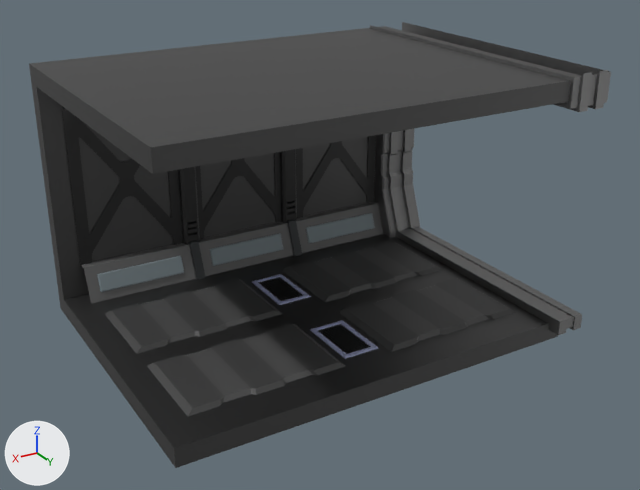
An edit to the FBX model Assets/Models/Models/Hallway Standart_003.fbx, drawn before and after from the same camera.
Both versions are drawn from a 50 mm camera at (21.6, 37.4, 22.3) aimed at (-0.5, 0.6, 3.9). The lights are fixed; the arrows at lower left show +X, +Y and +Z. Objects named as collision shapes, trigger or cutter boxes, shadow casters or lower levels of detail are left out. Where no turn or scale is listed for an object, it has been applied to the vertices.

The first picture shows 'Edge.003', 'Greable.004', 'Hallway Base.004', 'Panel.006', 'Transition.004', 'Vent.018', 'Vent.019'.
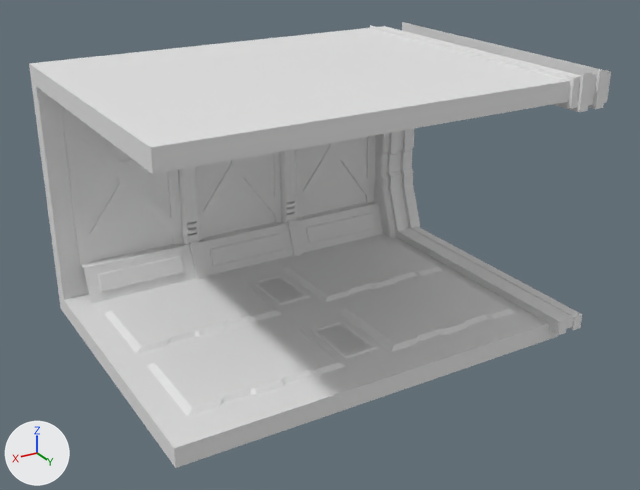
Location of each change, (x1, y1, x2, y2) in pixels of the pictures (640 x 490 px):
'Hallway Base.004', recoloured (grey to white): (29, 26, 581, 468) in both
'Panel.006', recoloured (black to grey): (105, 241, 516, 416) in both
'Transition.004', recoloured: (370, 22, 611, 335) in both
'Greable.004', recoloured (black to grey): (61, 106, 376, 267) in both
'Edge.003', recoloured: (64, 108, 383, 303) in both
'Vent.018', recoloured: (310, 320, 378, 359) in both
'Vent.019', recoloured: (252, 274, 311, 305) in both

Patch to the scene script:
```diff
--- a/Assets/Models/Models/Hallway Standart_003.fbx.py
+++ b/Assets/Models/Models/Hallway Standart_003.fbx.py
@@ me_plane_011 @@
 me_plane_011.from_pydata(...)  # 160 vertices, 116 faces; spans x -9.6..9.6, y -5.2..6.2, z 0.0..0.2
-me_plane_011.materials.append(mat_panel)  # picture img_panel_png
@@ me_cube_056 @@
 me_cube_056.from_pydata(...)  # 188 vertices, 186 faces; spans x -11.0..11.0, y -9.0..8.0, z -1.0..13.0
-me_cube_056.materials.append(mat_hallway)  # picture img_hallway_png
@@ me_cube_028 @@
 me_cube_028.from_pydata(...)  # 786 vertices, 514 faces; spans x -9.9..9.9, y -9.7..-7.5, z 1.8..11.0
-me_cube_028.materials.append(mat_hallway)  # picture img_hallway_png
@@ me_cube_051 @@
 me_cube_051.from_pydata(...)  # 132 vertices, 116 faces; spans x -9.8..9.8, y -8.1..-6.3, z -0.7..12.7
-me_cube_051.materials.append(mat_edge)  # picture img_edge_texture_png
@@ me_cube_052 @@
 me_cube_052.from_pydata(...)  # 220 vertices, 191 faces; spans x -12.2..-9.8, y -8.8..8.7, z -0.6..13.4
-me_cube_052.materials.append(mat_transition)  # grey #8d8d8d
@@ me_cube_054 @@
 me_cube_054.from_pydata(...)  # 136 vertices, 50 faces; spans x -1.0..1.0, y -4.6..-1.21, z -0.19..0.08
-me_cube_054.materials.append(mat_panel)  # picture img_panel_png
@@ me_cube_053 @@
 me_cube_053.from_pydata(...)  # 136 vertices, 50 faces; spans x -1.0..1.0, y 2.13..5.52, z -0.18..0.09
-me_cube_053.materials.append(mat_panel)  # picture img_panel_png
```
